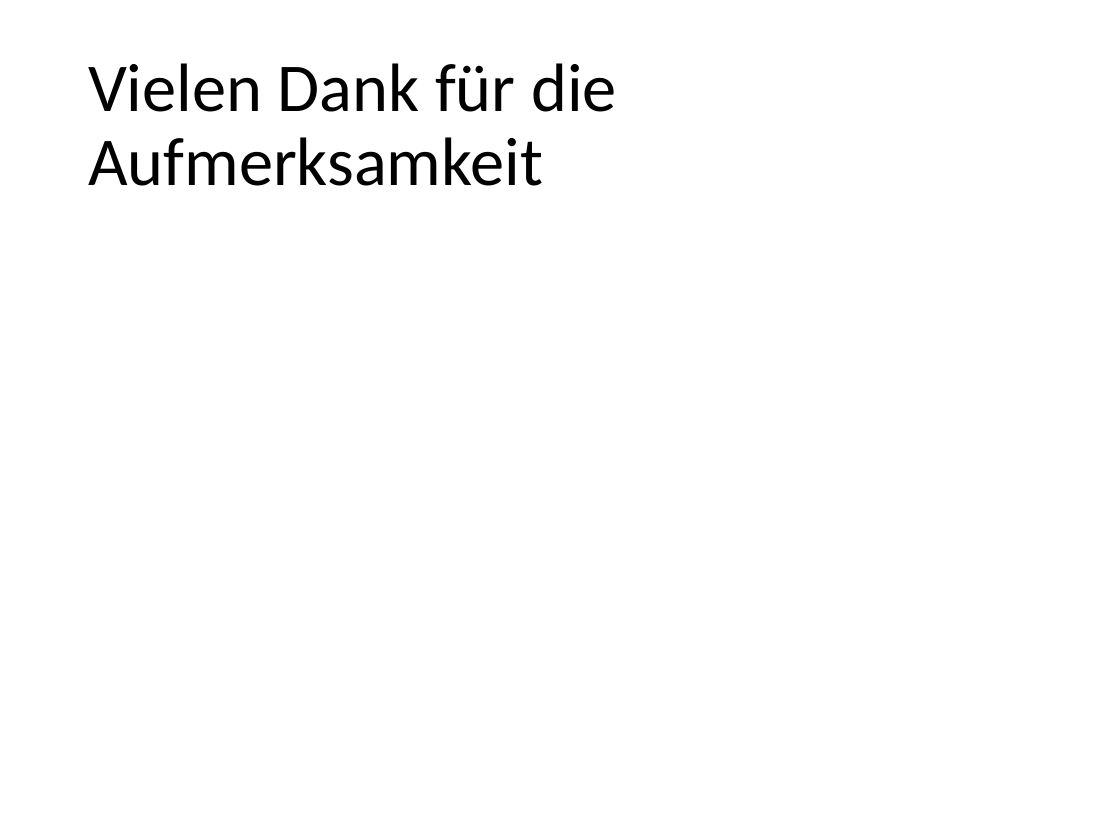
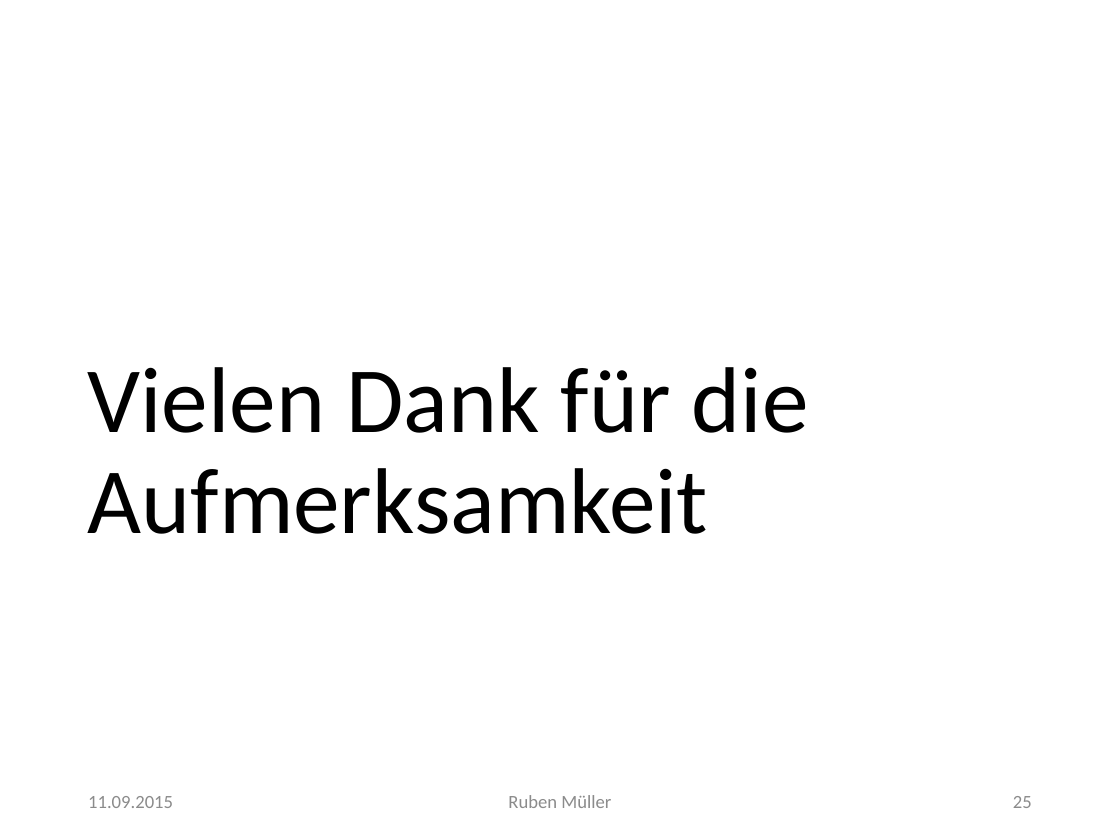
Before and after one commit to imbabaer/SemanticRelations, a slide deck: slide 25 of Präsentation/Semantische Beziehungen.pptx (slide 11 before the commit). Drawn at 1120x840 pixels with LibreOffice and Linux fonts; fonts in the diff are those of the drawing. Boxes give left, top, right and bottom in pixels: in the first picture for what was removed or moved away, otherwise in the second. Text is boxed around its words. In the diff, an @@ line names an element or a change of style, - is before the commit and + after.

```diff
--- a/Präsentation/Semantische Beziehungen.pptx
+++ b/Präsentation/Semantische Beziehungen.pptx
@@ title "Vielen Dank für die Aufmerksamkeit": place and size @@
-title "Vielen Dank für die Aufmerksamkeit" at (88,63,617,186)
+title "Vielen Dank für die Aufmerksamkeit" at (88,367,809,534)
@@ title "Vielen Dank für die Aufmerksamkeit" at (88,367,809,534): size 44 to 60 pt; vertical alignment middle to bottom @@
@@ text added at (88,796,173,808), 12 pt, text #8C8C8C @@
+11.09.2015
@@ text added at (508,795,611,808), 12 pt, text #8C8C8C @@
+Ruben Müller
@@ page number added at (1013,796,1032,808), 12 pt, text #8C8C8C @@
+25
```
Also in this commit, not shown: 7 other slides changed, 17 slides added, 3 slides removed, 6 other files.
